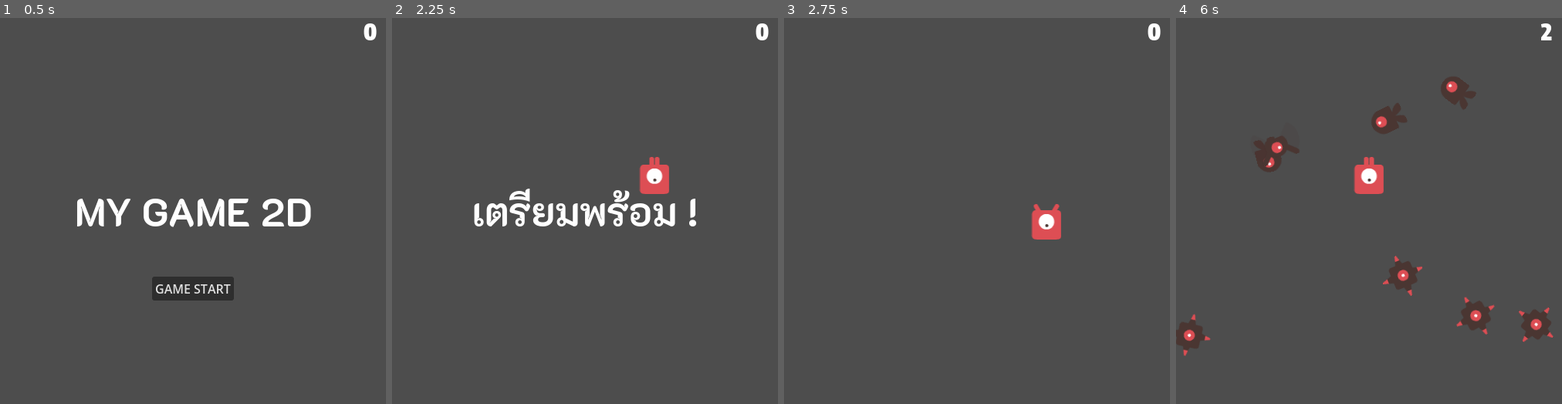
Above: before the commit, frames 1-4 (left to right).
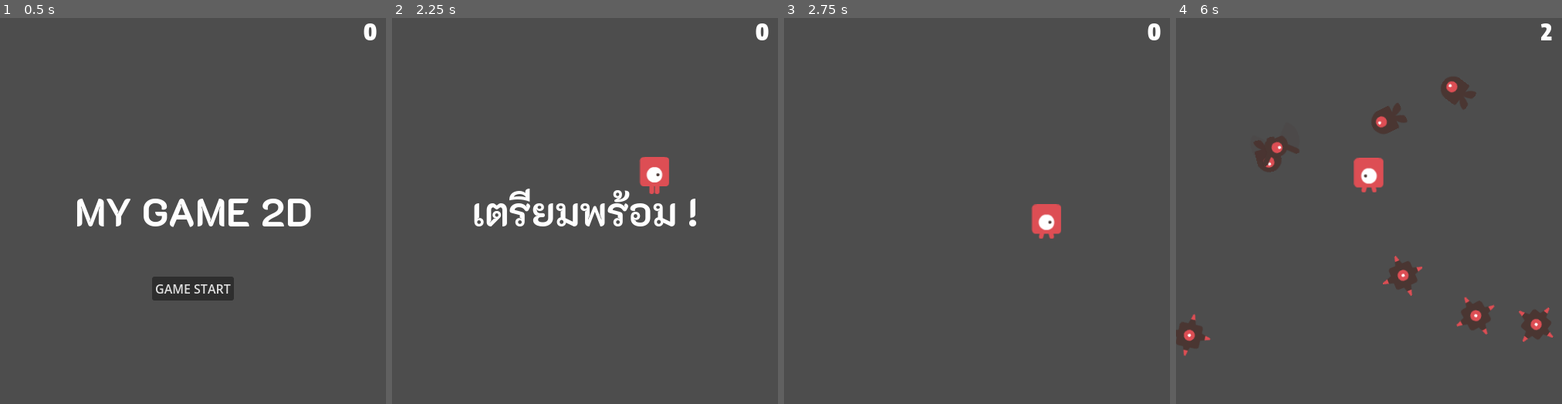
Above: after the commit, the same moments.

Repository: thithada/MyFirstGame
Game: Godot game, scene res://Scenes/main.tscn
Two runs of this game, one before a commit and one after it. Both use one fixed random seed, a clock stepped at 60 frames per second and the inputs below.
Inputs:
- Up to frame 1 (0.5 s): no input
- Up to frame 2 (2.25 s): click "GAME START" at 0.5 s; tap Enter at 1.25 s; hold D (move_right) 1.28-2.03 s; hold S (move_down) from 2.03 s (still down)
- Up to frame 3 (2.75 s): keep holding S (move_down)
- Up to frame 4 (6 s): release S (move_down) at 2.78 s; hold D (move_right) 2.78-3.53 s; hold W (move_up) 3.53-4.28 s; hold A (move_left) 4.28-5.78 s; hold S (move_down) from 5.78 s (still down)

Frame 1 is identical in both runs. In frame 2, 0.3% of the frame differs, in the area x 64-72%, y 36-46%; in frame 3, 0.2%; in frame 4, 0.3%.

Commit message:
แก้ animation

Diff:
--- a/Scenes/Player.tscn
+++ b/Scenes/Player.tscn
@@ -42,8 +42,7 @@
 
 [node name="AnimatedSprite2D" type="AnimatedSprite2D" parent="."]
 sprite_frames = SubResource("SpriteFrames_uu0uf")
-animation = &"Walk"
-frame_progress = 0.474728
+animation = &"UP"
 
 [node name="CollisionShape2D" type="CollisionShape2D" parent="."]
 position = Vector2(0.5, 0)
--- a/Script/player.gd
+++ b/Script/player.gd
@@ -1,5 +1,4 @@
 extends Area2D
-
 var speed = 120 #ความเร็วเคลื่อนที่
 var display_size #ขนาดหน้าจอ
 signal take_damage #รับความเสียหาย
@@ -34,17 +33,15 @@
 	#ตั้งค่าขอบเขตการเคลื่อนที่
 	position = position.clamp(Vector2.ZERO, display_size)
 
-	#Flip animation
-	if velocity.x != 0 :
+	#Flip animation - ใช้อนิเมชั่น Walk เสมอ และหันแค่ซ้าย-ขวา
+	if velocity.length() > 0:
 		$AnimatedSprite2D.animation = "Walk"
-		$AnimatedSprite2D.flip_h = velocity.x < 0
-		$AnimatedSprite2D.flip_v = false #ไม่สามารถพลิกตัวในแนวตั้้งได้
+		$AnimatedSprite2D.flip_v = false
 
-	if velocity.y != 0 :
-		$AnimatedSprite2D.animation = "UP"
-		$AnimatedSprite2D.flip_v = velocity.y > 0
-		$AnimatedSprite2D.flip_h = false
-
+		# หันซ้าย-ขวาเฉพาะเมื่อมีการเคลื่อนที่แนวนอน
+		if velocity.x != 0:
+			$AnimatedSprite2D.flip_h = velocity.x < 0
+		# ถ้าเคลื่อนที่แนวตั้งเท่านั้น ไม่เปลี่ยนทิศทางการหัน
 
 func _on_body_entered(body: Node2D) -> void:
 	print("ไอโง่โดนชน")
